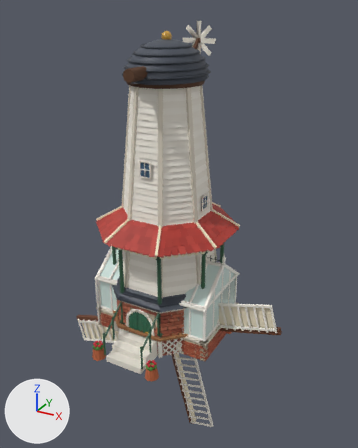
A saved change to the glTF model web3d/models/decor.glb.
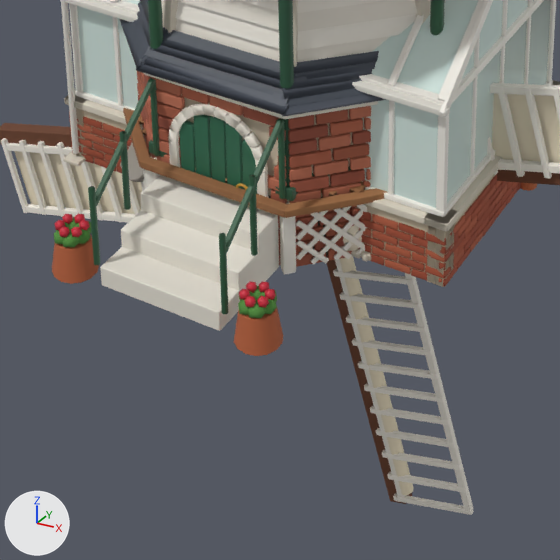
Old and new are each drawn whole from a camera (50 mm lens) standing at (5.44, -9.3, 7.49) and looking at (0.22, 0.18, 2.75) and again close up on the part from 22% to 67% of the width and 62% to 98% of the height. The lights are fixed; the arrows at lower left show +X, +Y and +Z. The last two pictures show the newer version.

The first close-up shows 'bandstand', 'greenhouse', 'sails', 'windmill' and 1 more.
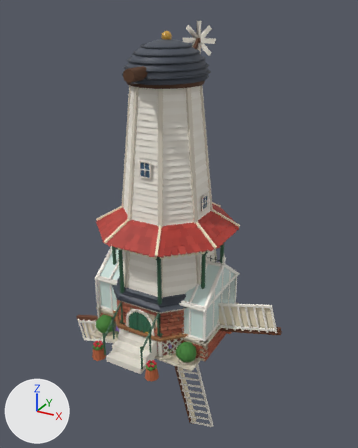
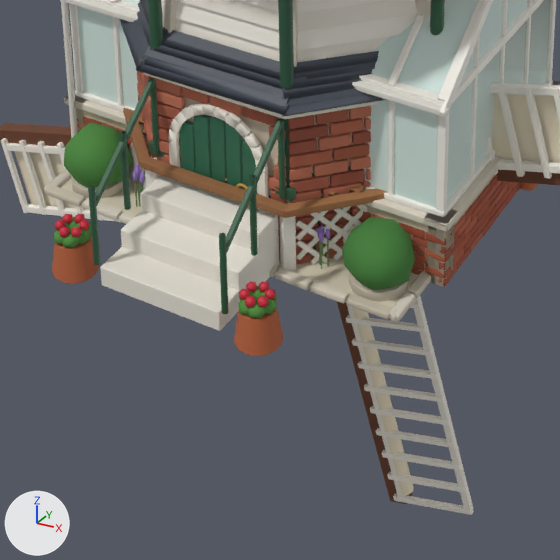
Changed parts and their boxes (x1, y1, x2, y2) in the close-ups (560 x 560 px):
'fountain', added: after (44, 122, 431, 322)

The edits, one by one:
Mesh me_fountain is new.
It has 8590 vertices, 15676 faces and spans x -1.43..1.43, y -1.43..1.43, z 0.0..1.81.
Faces by material slot: [13632, 2044].
It uses material mat_matte.
It uses material mat_metal.
Object 'fountain' (ob_fountain) is new; it shows me_fountain.
Its location is (0.0, 0.0, 0.0).
